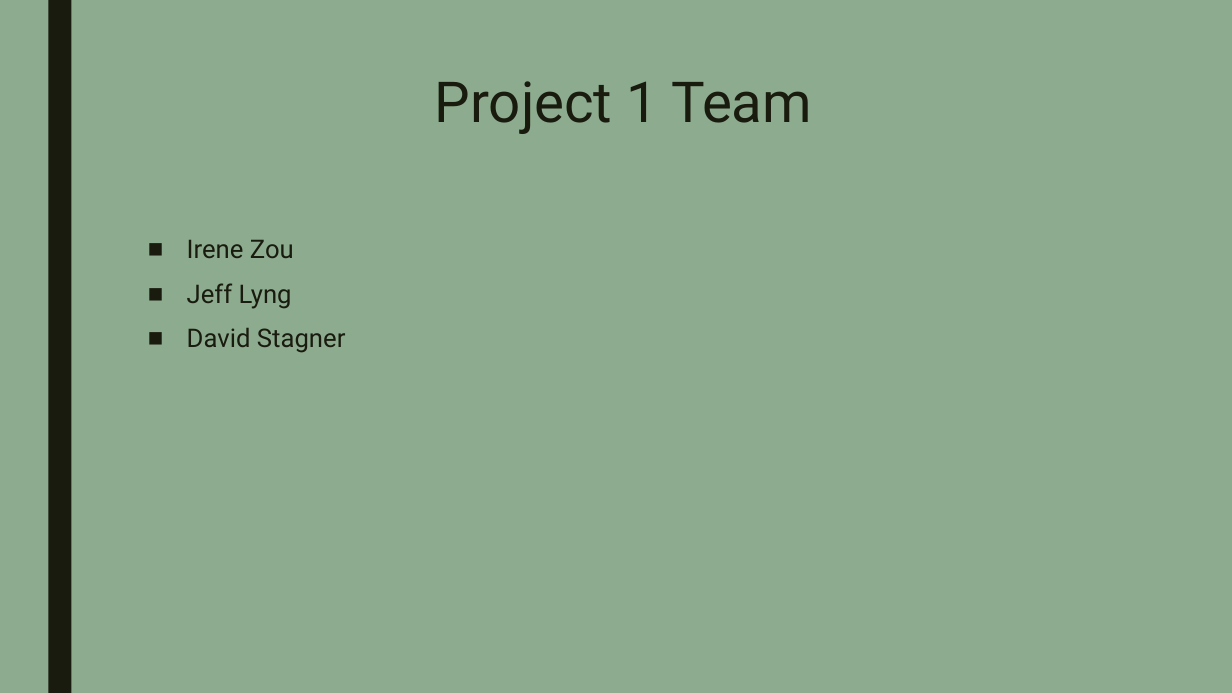
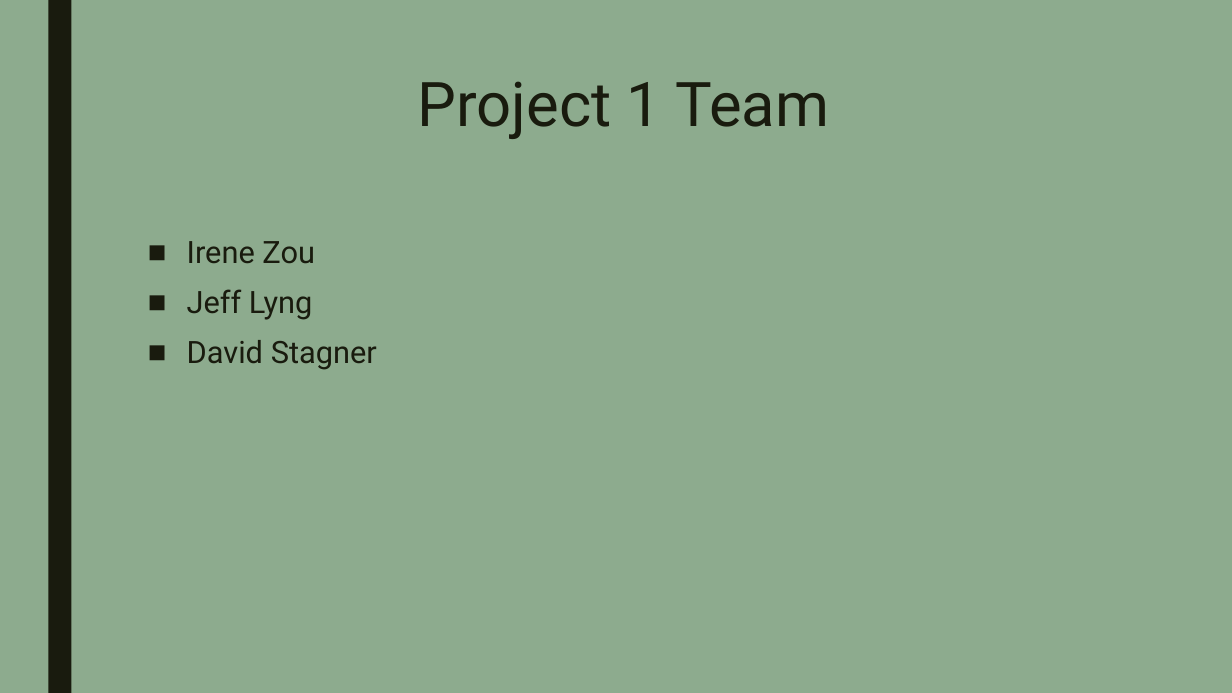
Before and after one commit to dstagner63/Project1, a slide deck: slide 2 of PROJECT 1 - Presentation.pptx. Drawn at 1232x693 pixels with LibreOffice and Linux fonts; fonts in the diff are those of the drawing. Boxes give left, top, right and bottom in pixels: in the first picture for what was removed or moved away, otherwise in the second. Text is boxed around its words. In the diff, an @@ line names an element or a change of style, - is before the commit and + after.

```diff
--- a/PROJECT 1 - Presentation.pptx
+++ b/PROJECT 1 - Presentation.pptx
@@ title "Project 1 Team" at [418,81,830,139]: size 44 to 48 pt @@
@@ text "Irene Zou" at [187,241,377,370]: size 20 to 24 pt @@
```
Also in this commit, not shown: 7 other slides changed, 5 slides added.
